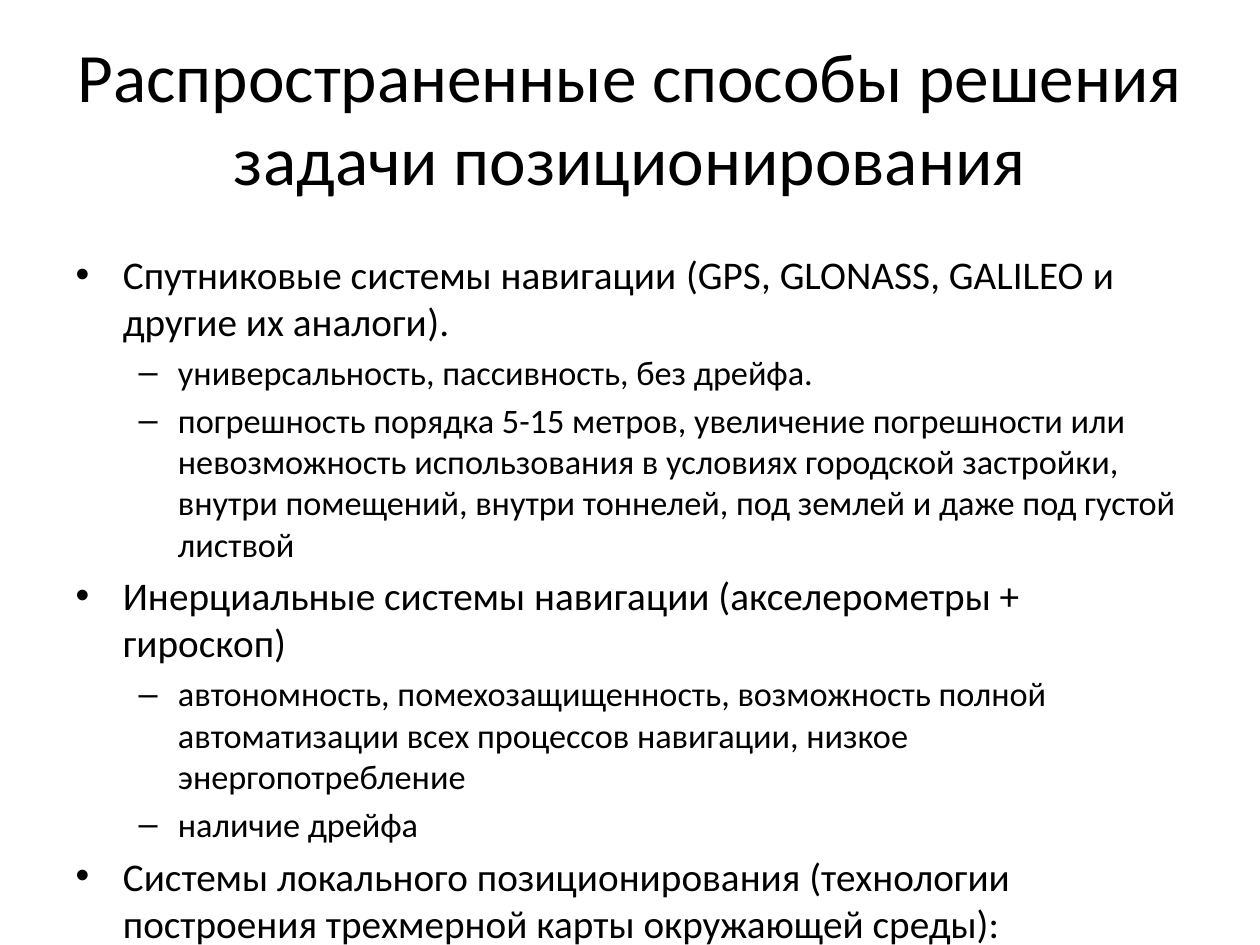
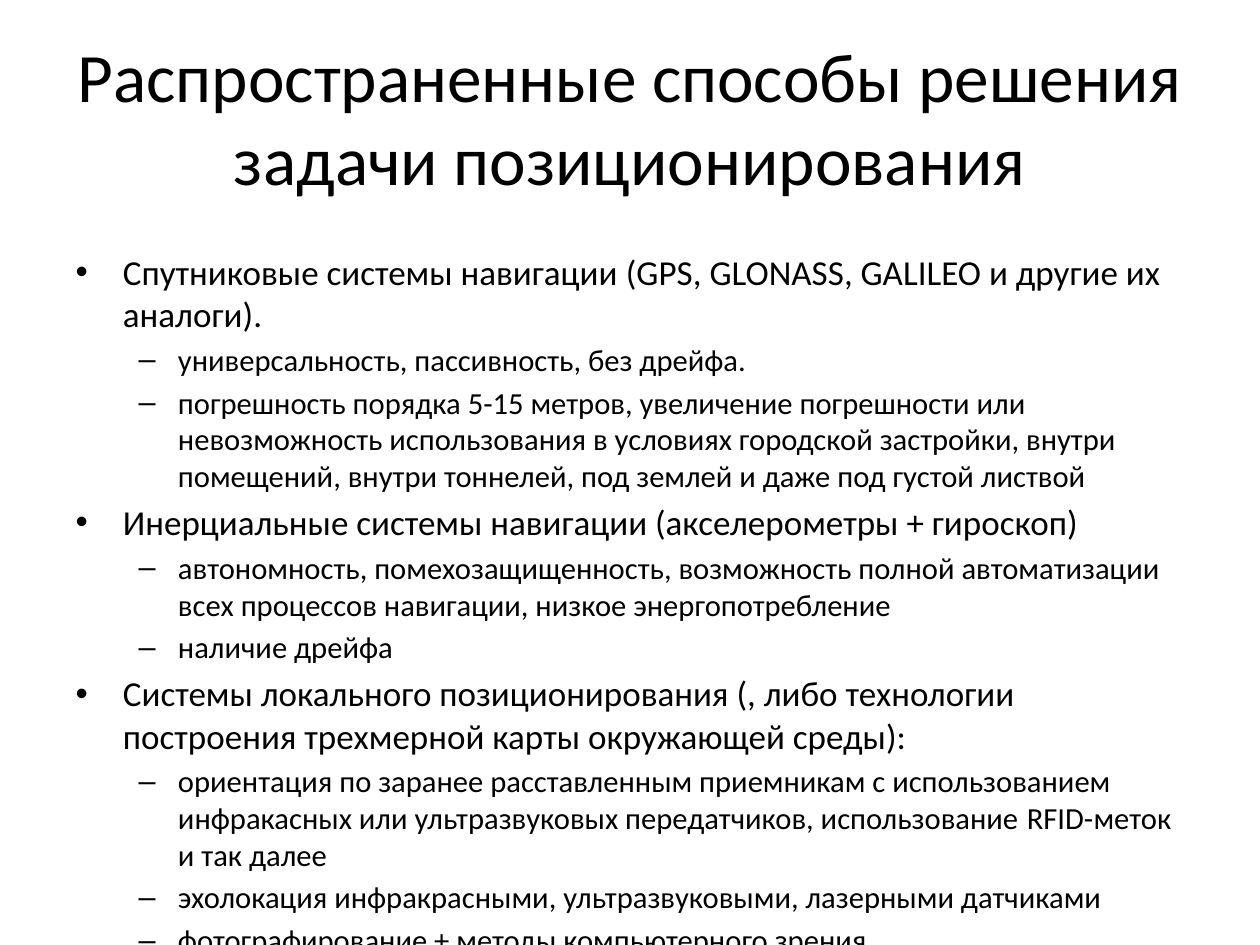
Before and after one commit to pkuderov/gyrocam, a slide deck: slide 2 of presentation.pptx. Drawn at 1260x945 pixels with LibreOffice and Linux fonts; fonts in the diff are those of the drawing. Boxes give left, top, right and bottom in pixels: in the first picture for what was removed or moved away, otherwise in the second. Text is boxed around its words. In the diff, an @@ line names an element or a change of style, - is before the commit and + after.

```diff
--- a/presentation.pptx
+++ b/presentation.pptx
@@ text at [123,259,1160,663]: size 22.4 to 20 pt in "Спутниковые системы навигации (GPS, GLONASS, GALILEO и ...", "Инерциальные системы навигации (акселерометры + гироскоп)"; size 19.6 to 17.5 pt in "универсальность, пассивность, без дрейфа.", "погрешность порядка 5-15 метров, увеличение погрешности или ...", "автономность, помехозащищенность, возможность полной автомат ...", "наличие дрейфа" and 1 more places @@
@@ text at [123,682,1171,913]: text changed; size 22.4 to 17.5 pt @@
-• Системы локального позиционирования (технологии построения трехмерной карты окружающей среды):
-  – эхолокация инфракрасными или ультразвуковыми датчиками
+• Системы локального позиционирования (, либо технологии построения трехмерной карты окружающей среды):
+  – ориентация по заранее расставленным приемникам с использованием инфракасных или ультразвуковых передатчиков, использование RFID-меток и так далее
+  – эхолокация инфракрасными, ультразвуковыми, лазерными датчиками
```
Also in this commit, not shown: 4 slides removed, 1 other file.
